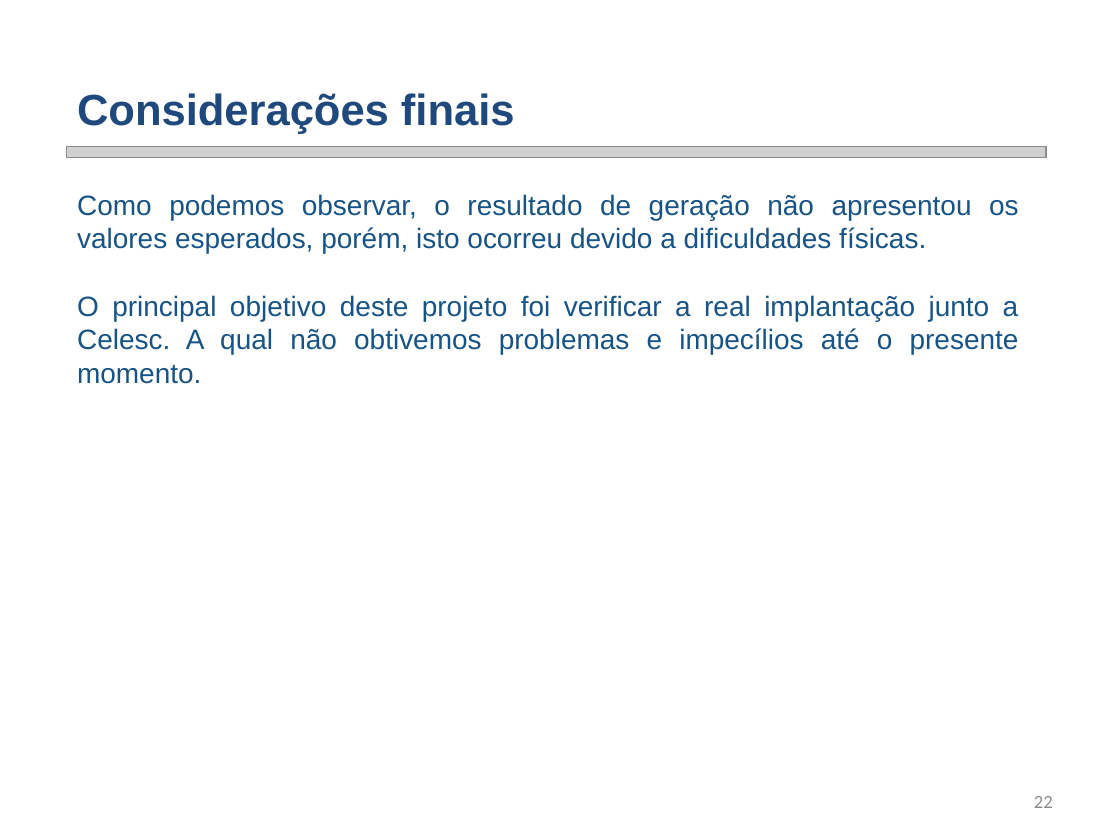
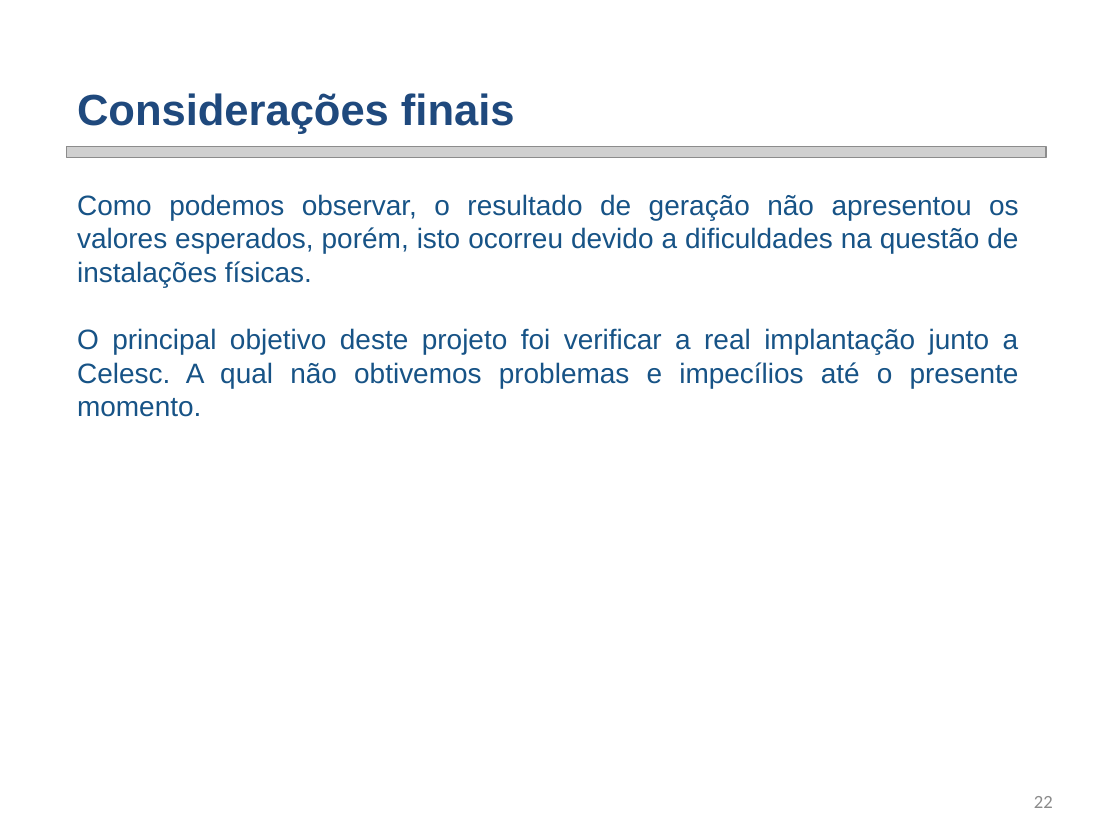
Before and after one commit to smarley2/SGR, a slide deck: slide 22 of Renes/Trabalho 2/SGR Trabalho 2 - Sistema Fotovoltaico.pptx. Drawn at 1120x840 pixels with LibreOffice and Linux fonts; fonts in the diff are those of the drawing; grey boxes stand for pictures; background and template pictures are left out. Boxes give left, top, right and bottom in pixels: in the first picture for what was removed or moved away, otherwise in the second. Text is boxed around its words. In the diff, an @@ line names an element or a change of style, - is before the commit and + after.

```diff
--- a/Renes/Trabalho 2/SGR Trabalho 2 - Sistema Fotovoltaico.pptx
+++ b/Renes/Trabalho 2/SGR Trabalho 2 - Sistema Fotovoltaico.pptx
@@ text at (77,194,1019,287): text changed @@
-  Como podemos observar, o resultado de geração não apresentou os valores esperados, porém, isto ocorreu devido a dificuldades físicas.
+  Como podemos observar, o resultado de geração não apresentou os valores esperados, porém, isto ocorreu devido a dificuldades na questão de instalações físicas.
```
Also in this commit, not shown: 2 other slides changed, 5 other files.
